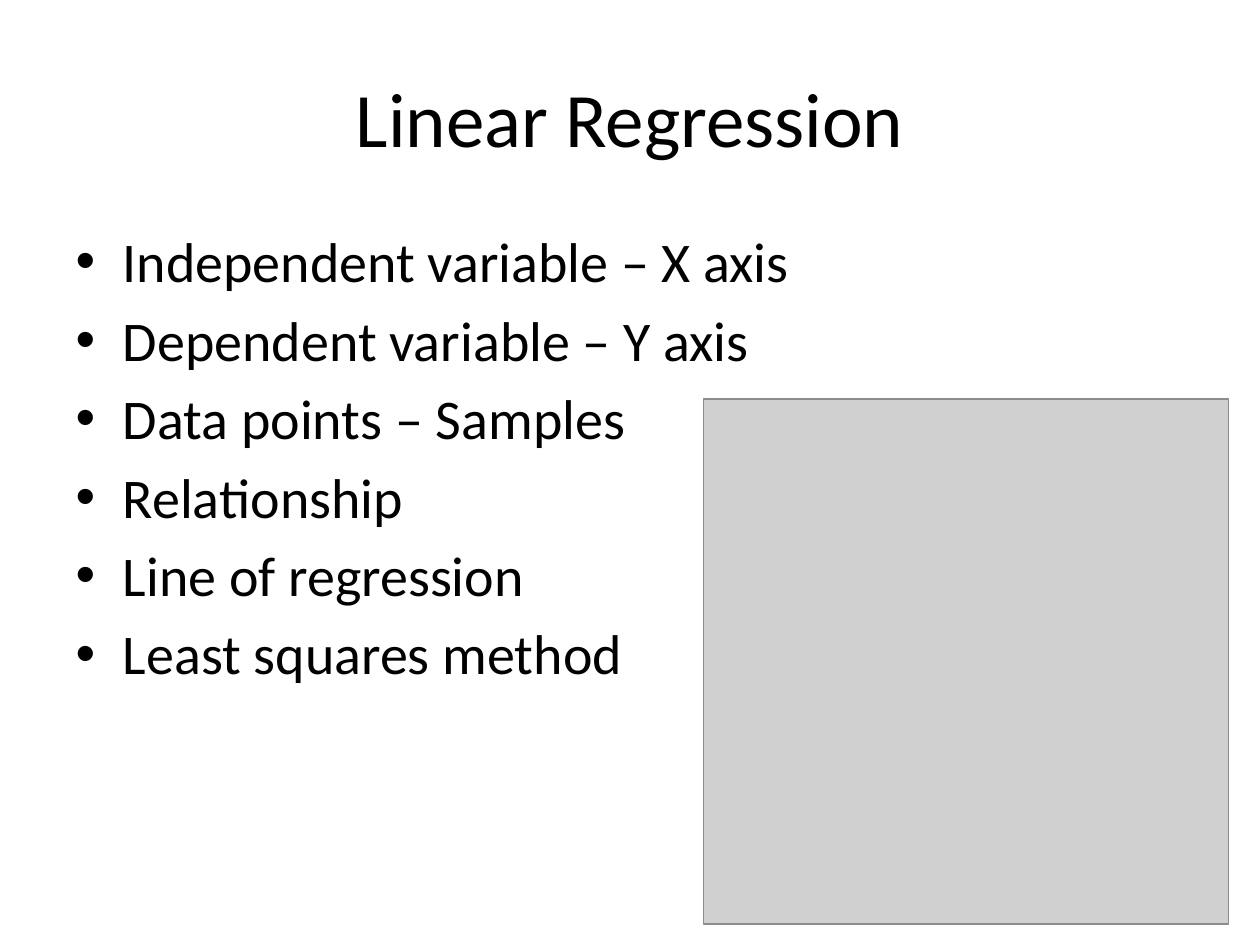
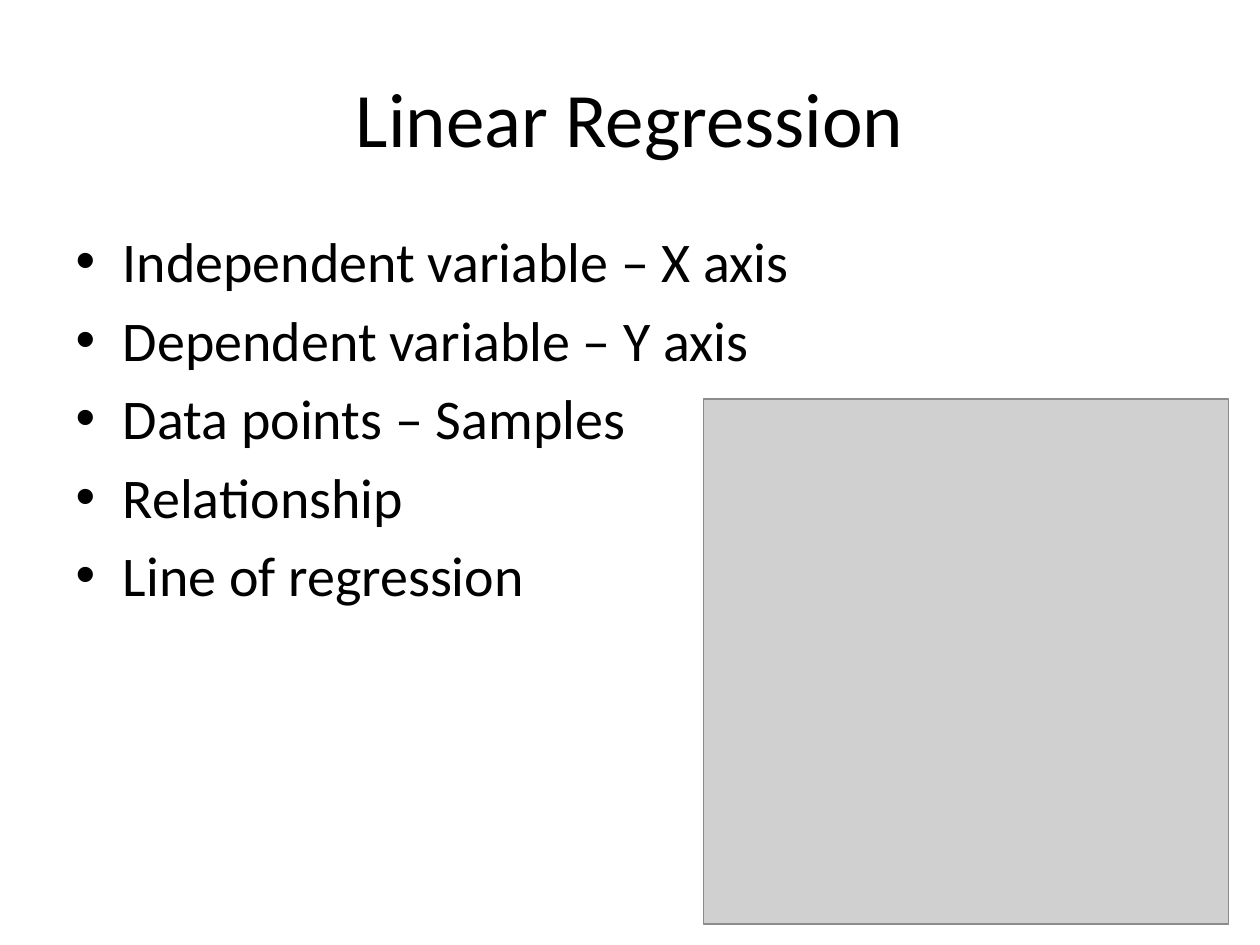
Before and after one commit to look4pritam/ArtificialIntelligence, a slide deck: slide 4 of MachineLearning/LinearRegression/LinearRegression.pptx (slide 5 before the commit). Drawn at 1260x945 pixels with LibreOffice and Linux fonts; fonts in the diff are those of the drawing; grey boxes stand for pictures. Boxes give left, top, right and bottom in pixels: in the first picture for what was removed or moved away, otherwise in the second. Text is boxed around its words. In the diff, an @@ line names an element or a change of style, - is before the commit and + after.

```diff
--- a/MachineLearning/LinearRegression/LinearRegression.pptx
+++ b/MachineLearning/LinearRegression/LinearRegression.pptx
@@ text at <box>123,635,622,683</box>: paragraph removed @@
-• Least squares method
```
Also in this commit, not shown: 2 other slides changed, 6 slides added, 1 slide removed.
